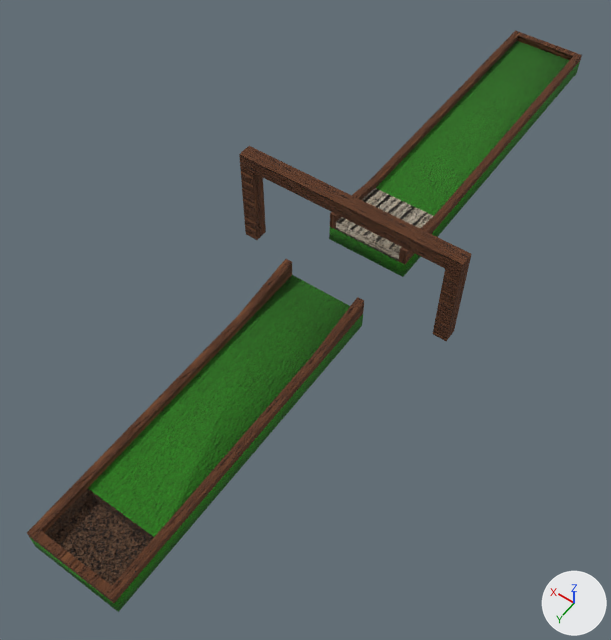
A saved change to the glTF model BaseFramework 3D/Asset/Models/Terrain/Stage06/Stage06.gltf.
Rendered twice from a camera (50 mm lens) standing at (-7.7, 13.6, 16.7) and looking at (0.1, 2.6, -0.6). Arrows for +X, +Y and +Z are at lower right; the lights stay in place. The first picture is the older version. Vertices at exactly the same position are counted once.
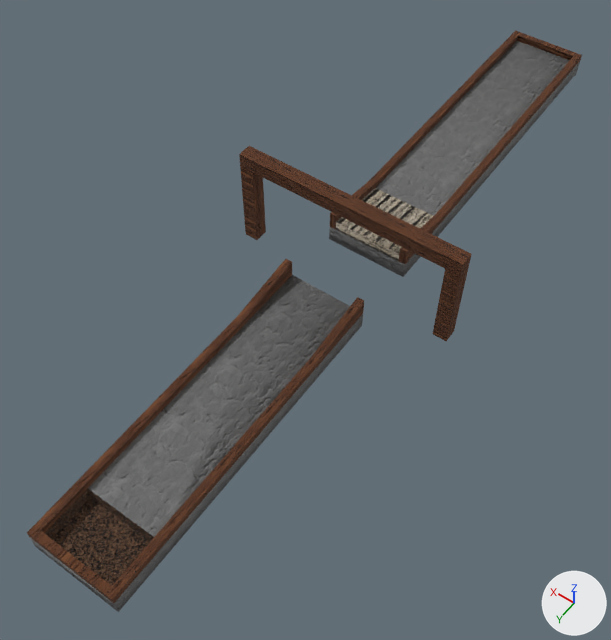
Changed parts and their boxes (x1, y1, x2, y2) in the pictures (611 x 640 px):
part 1 of me_cube_002, recoloured: (88, 41, 570, 537) in both
part 2 of me_cube_002, recoloured: (30, 61, 580, 612) in both

The edits, one by one:
Picture 'StoneGround_Normal' (img_stoneground_normal) is new.
Picture 'StoneGround' (img_stoneground) is new.
Material 'Stone_NormalGround' (mat_stone_normalground) is new.
Uses the picture img_stoneground.
Uses the picture img_stoneground_normal.
Material 'Stone_NormalWall' (mat_stone_normalwall) is new.
Uses the picture img_stoneground.
Uses the picture img_stoneground_normal.
me_cube_002 has 50 vertices, 92 faces and spans x -1.2..1.2, y -11.0..11.0, z -0.5..0.3.
me_cube_002 is used by ob_cube_002; location (0.0, 0.0, 0.0).
me_cube_002 part 1: all 38 faces that had it switch from mat_grass_normalground to mat_stone_normalground.
me_cube_002 part 2: all 30 faces that had it switch from mat_grass_normalwall to mat_stone_normalwall.
